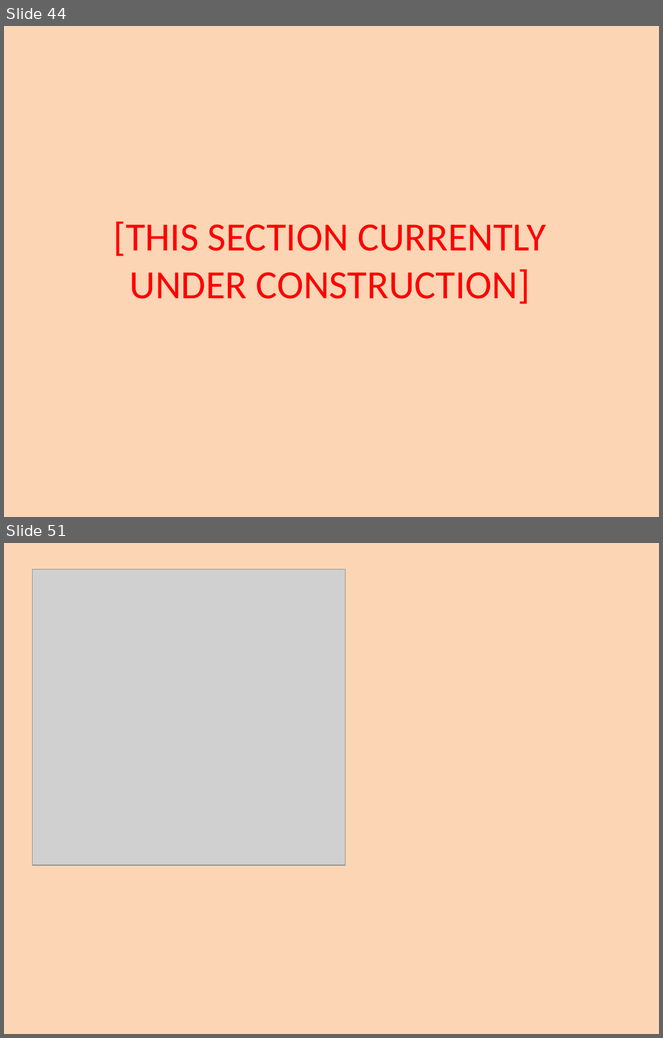
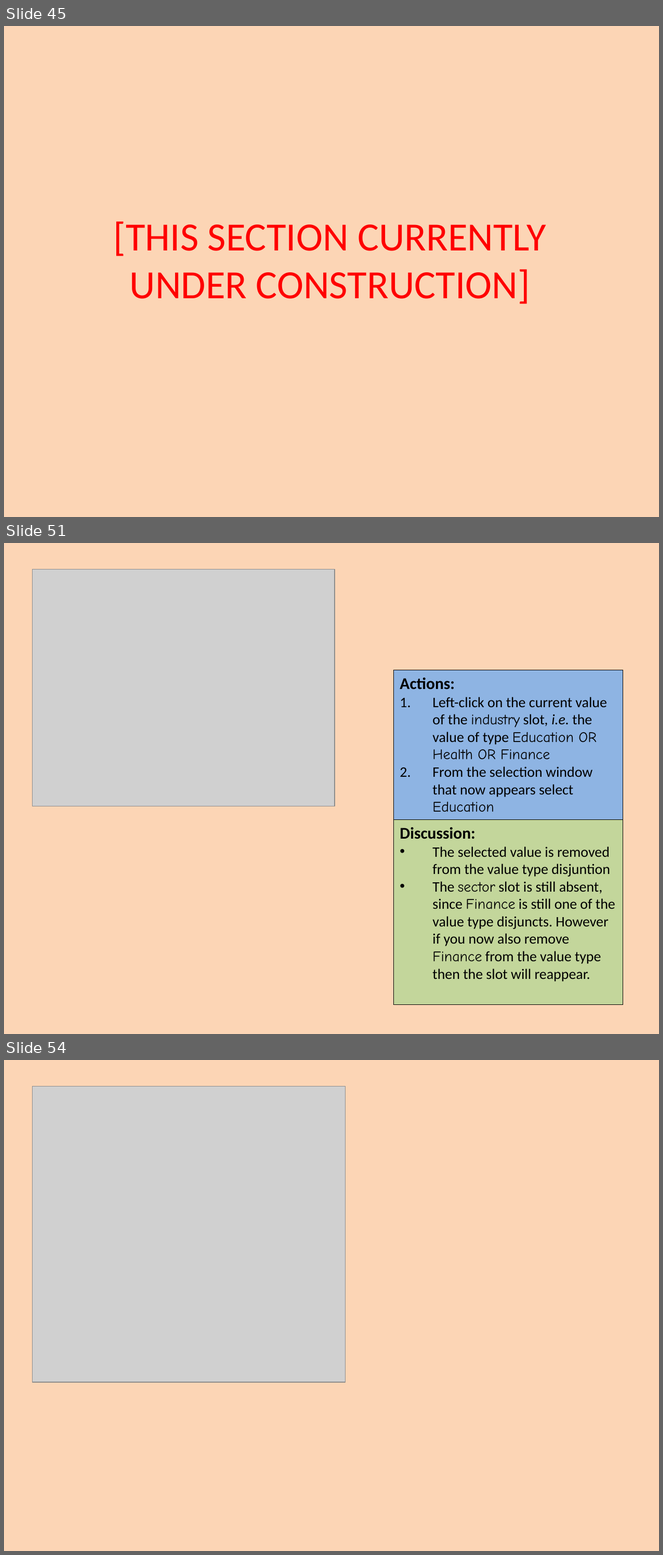
Before and after one commit to colin-puleston/mekon-hobo, a slide deck: docs/MEKON-HOBO Introductory Tutorial.pptx. Shown one above the other, each under a label of ours: slides 44 and 51 before the commit, slides 45, 51 and 54 after it; the slides between them are not shown. The pictures are 663x1038 and 663x1555 pixels, drawn with LibreOffice and Linux fonts; fonts in the diff are those of the drawing; grey boxes stand for pictures. Boxes give left, top, right and bottom in pixels: in the first picture for what was removed or moved away, otherwise in the second. Text is boxed around its words. In the diff, an @@ line names an element or a change of style, - is before the commit and + after.

```diff
--- a/docs/MEKON-HOBO Introductory Tutorial.pptx
+++ b/docs/MEKON-HOBO Introductory Tutorial.pptx
@@ slide 51 added at [4, 543, 659, 1034], background #FCD5B5 @@
@@ picture added at [32, 569, 335, 807] @@
@@ rectangle added at [393, 670, 622, 820], fill #8EB4E3, outline #000000 0.75 pt, 16 pt, text #000000 @@
+Actions:
+1. Left-click on the current value of the industry slot, i.e. the value of type Education OR Health OR Finance
+2. From the selection window that now appears select Education
@@ rectangle added at [393, 820, 622, 1005], fill #C3D69B, outline #000000 0.75 pt, 16 pt, text #000000 @@
+Discussion:
+• The selected value is removed from the value type disjuntion
+• The sector slot is still absent, since Finance is still one of the value type disjuncts. However if you now also remove Finance from the value type then the slot will reappear.
@@ what was slide 44 is now slide 45 @@
@@ what was slide 51 is now slide 54 @@
```
Also in this commit, not shown: 8 slides changed, 8 other slides added, 6 slides removed.
